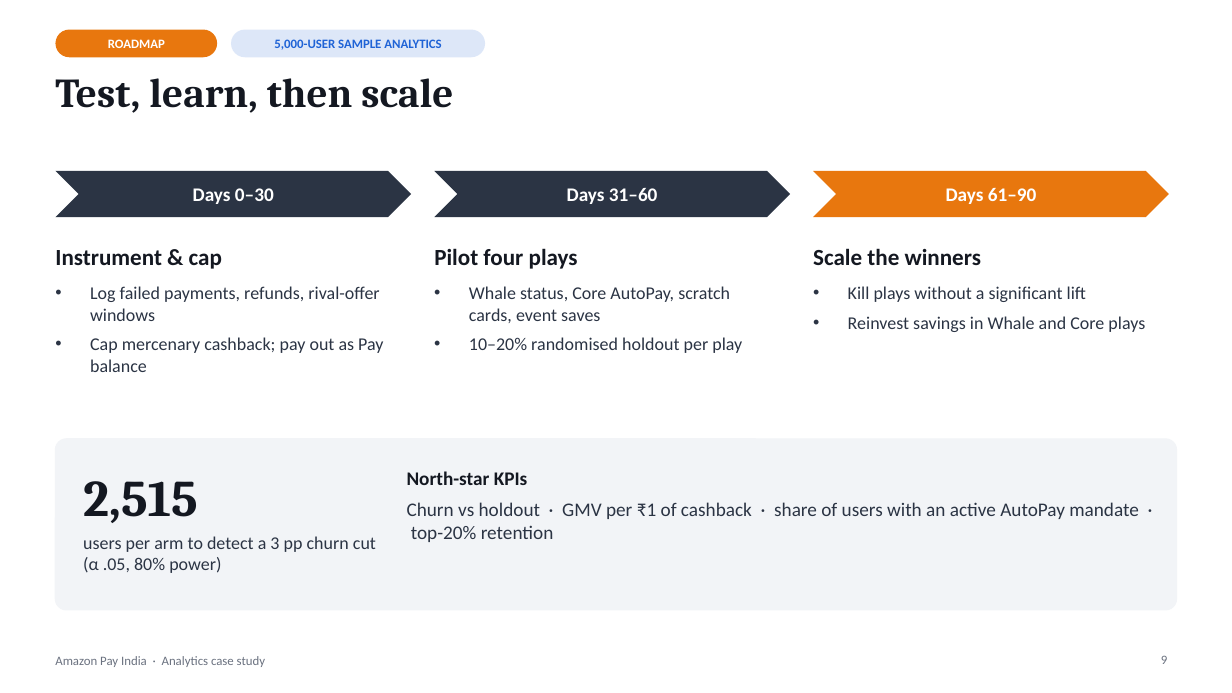
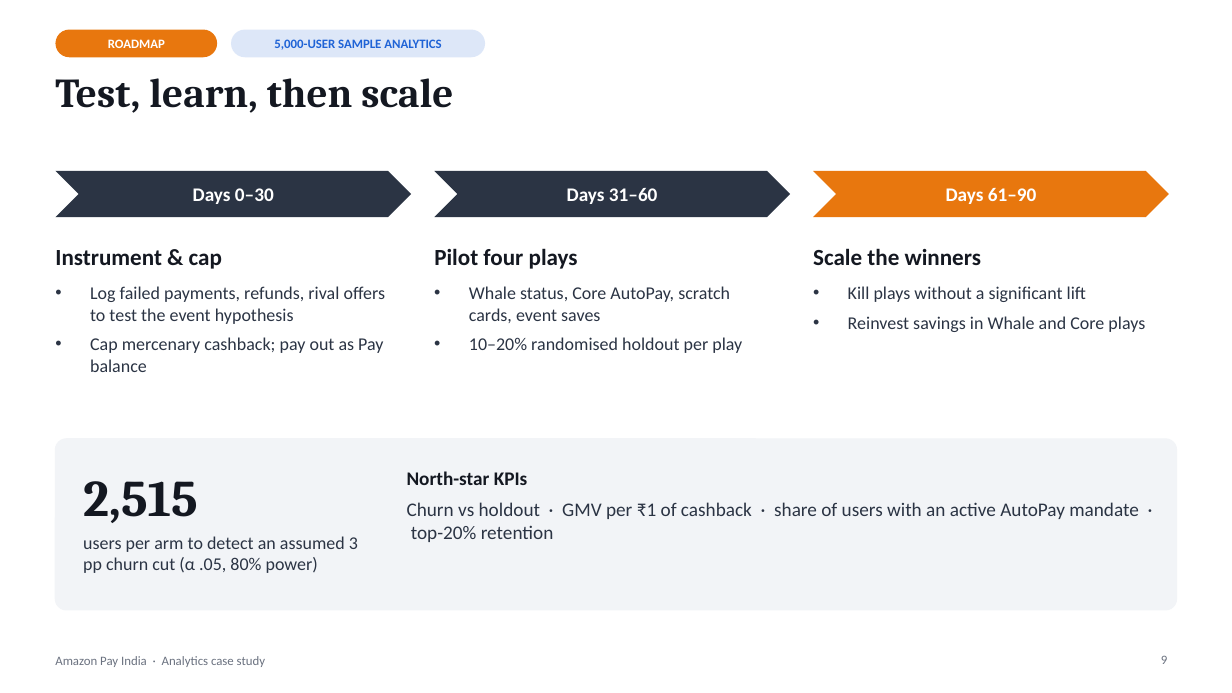
Before and after one commit to ashish-waghmare0312/amazon-pay-analytics-dashboard, a slide deck: slide 9 of presentation/Amazon_Pay_India_Case_Deck.pptx. Drawn at 1232x693 pixels with LibreOffice and Linux fonts; fonts in the diff are those of the drawing. Boxes give left, top, right and bottom in pixels: in the first picture for what was removed or moved away, otherwise in the second. Text is boxed around its words. In the diff, an @@ line names an element or a change of style, - is before the commit and + after.

```diff
--- a/presentation/Amazon_Pay_India_Case_Deck.pptx
+++ b/presentation/Amazon_Pay_India_Case_Deck.pptx
@@ text at (90, 286, 386, 324): text changed @@
-• Log failed payments, refunds, rival-offer windows
+• Log failed payments, refunds, rival offers to test the event hypothesis
@@ text at (83, 536, 358, 573): text changed @@
-users per arm to detect a 3 pp churn cut (α .05, 80% power)
+users per arm to detect an assumed 3 pp churn cut (α .05, 80% power)
```
Also in this commit, not shown: 8 other slides changed.
